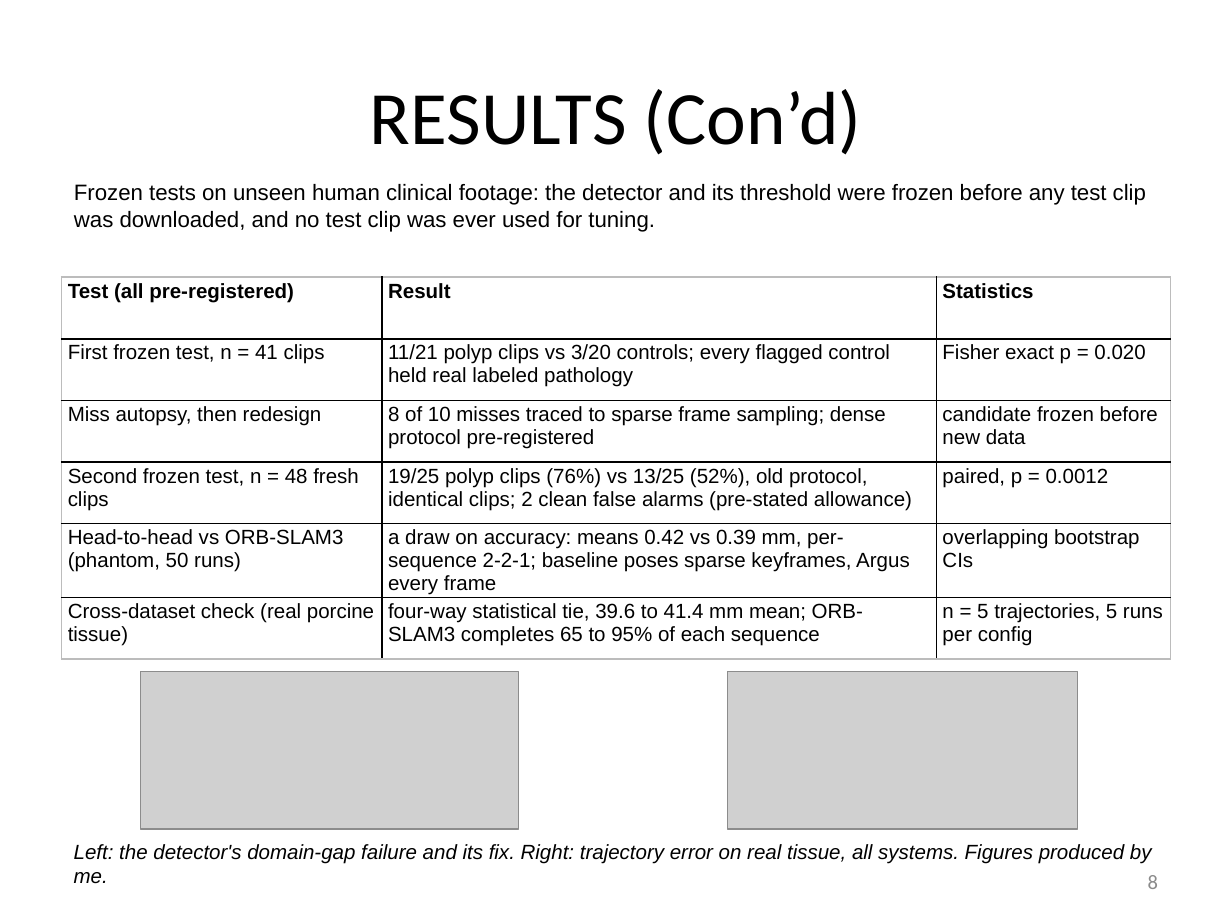
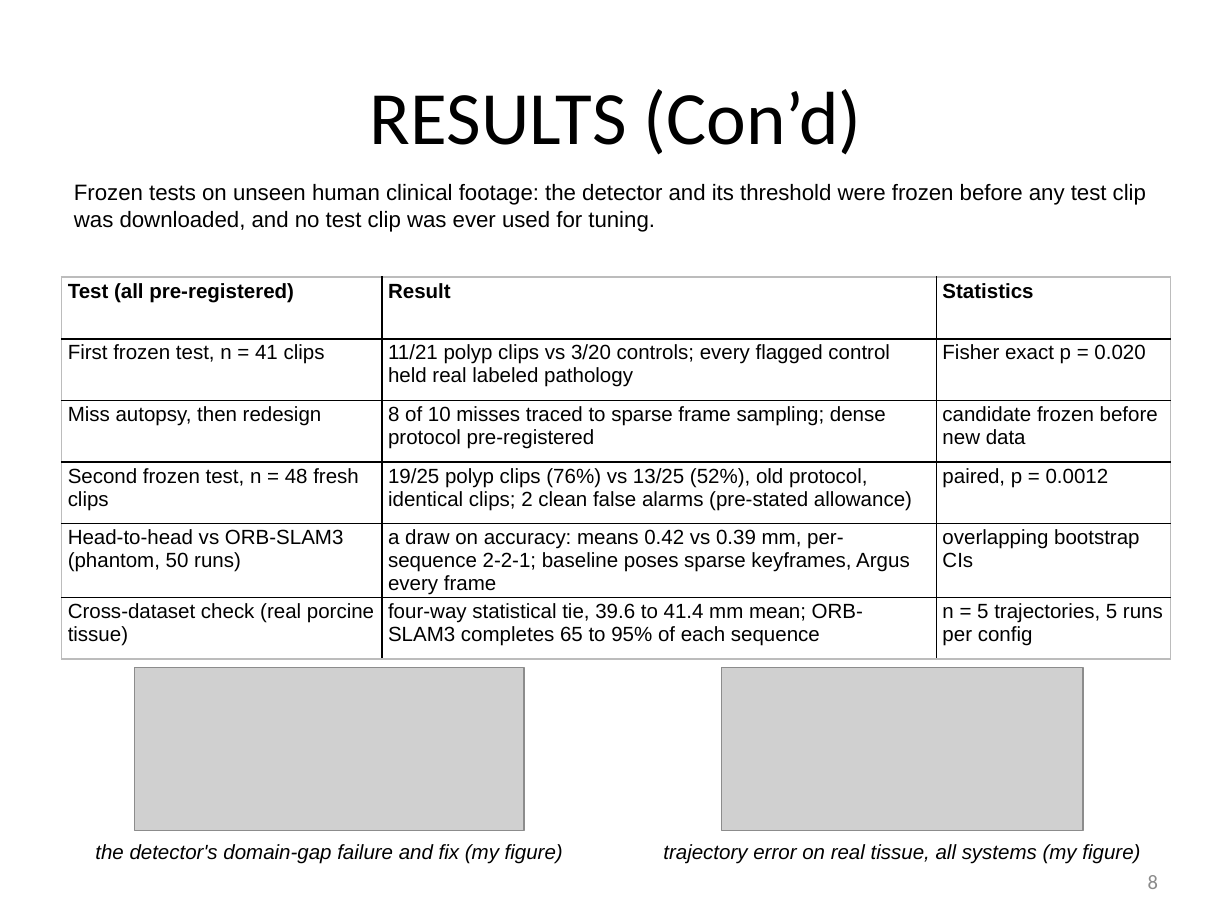
Before and after one commit to bluMoonx/EndoscopicMonocularSLAM, a slide deck: slide 8 of presentation/Argus_GSDSEF_2027_Digital_Presentation.pptx. Drawn at 1232x924 pixels with LibreOffice and Linux fonts; fonts in the diff are those of the drawing; grey boxes stand for pictures. Boxes give left, top, right and bottom in pixels: in the first picture for what was removed or moved away, otherwise in the second. Text is boxed around its words. In the diff, an @@ line names an element or a change of style, - is before the commit and + after.

Commit message:
Deck captions: one short caption under each image, no combined Left/Center/Right lines
Each figure now carries its own centered caption directly beneath it,
at the template minimum of Arial 12, and the figures grew into the
space the shared caption rows used to occupy. All twelve slides
re-rendered and checked; template validation passes.

```diff
--- a/presentation/Argus_GSDSEF_2027_Digital_Presentation.pptx
+++ b/presentation/Argus_GSDSEF_2027_Digital_Presentation.pptx
@@ picture: place and size @@
-picture at (140,671,517,829)
+picture at (136,668,525,830)
@@ picture: place and size @@
-picture at (727,671,1077,829)
+picture at (722,668,1083,830)
@@ text at (95,844,563,864): text changed @@
-Left: the detector's domain-gap failure and its fix. Right: trajectory error on real tissue, all systems. Figures produced by me.
+the detector's domain-gap failure and fix (my figure)
@@ text added at (663,844,1140,864), 12 pt, text #000000, italic @@
+trajectory error on real tissue, all systems (my figure)
```
Also in this commit, not shown: 8 other slides changed, 1 other file.
